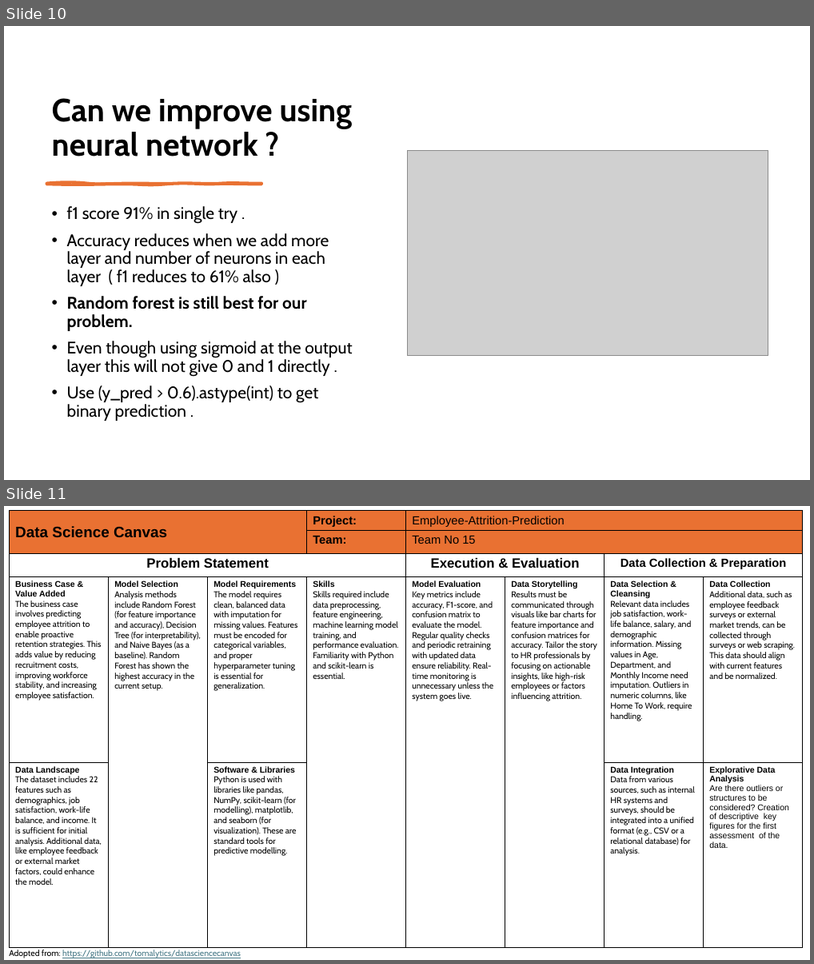
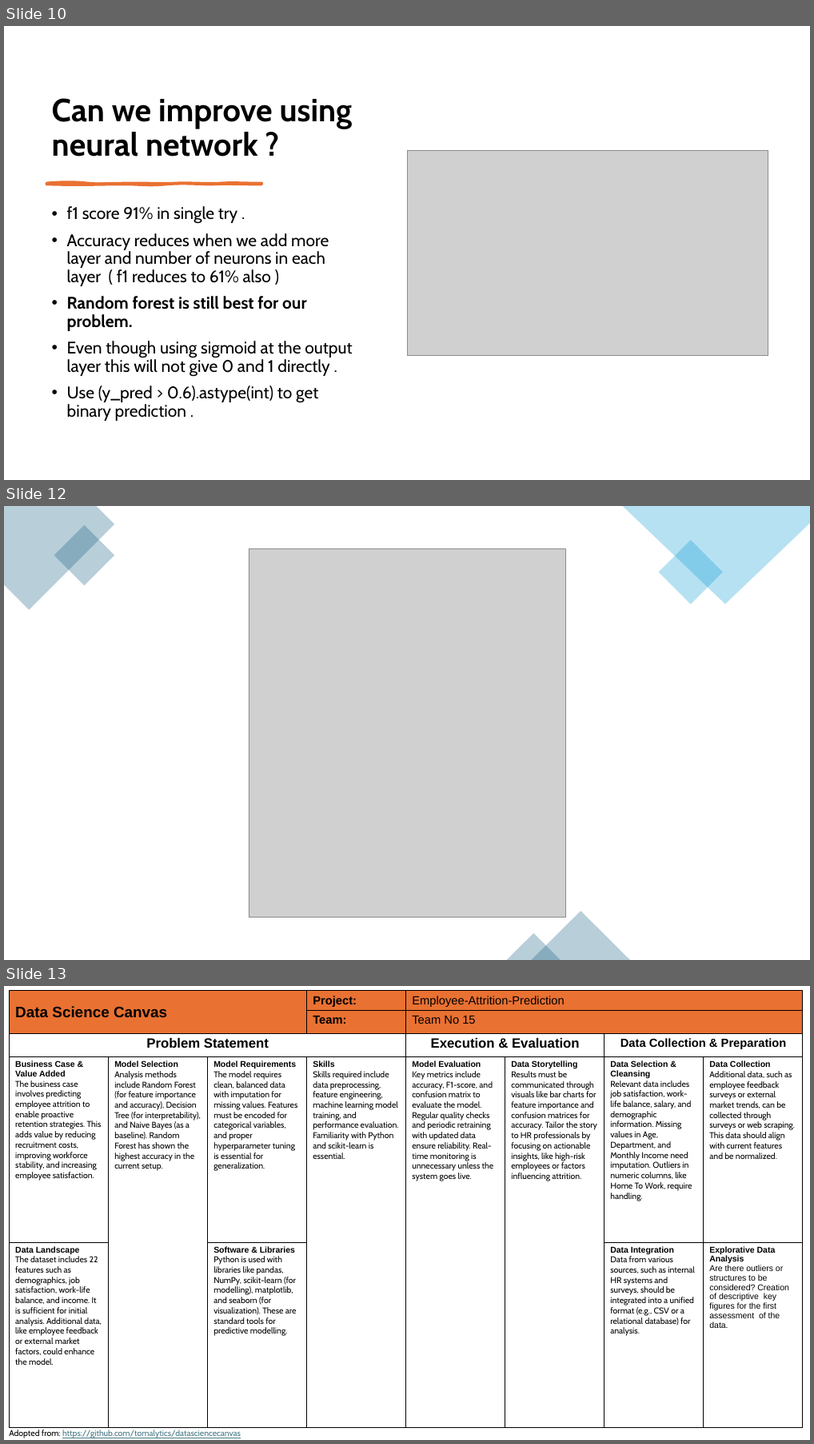
Before and after one commit to monikatyagiisc/employee-attrition-prediction, a slide deck: Project_Presentation_Employee_Attrition_Prediction.pptx. Shown one above the other, each under a label of ours: slides 10 and 11 before the commit, slides 10, 12 and 13 after it; the slides between them are not shown. The pictures are 814x964 and 814x1444 pixels, drawn with LibreOffice and Linux fonts; fonts in the diff are those of the drawing; grey boxes stand for pictures. Boxes give left, top, right and bottom in pixels: in the first picture for what was removed or moved away, otherwise in the second. Text is boxed around its words. In the diff, an @@ line names an element or a change of style, - is before the commit and + after.

```diff
--- a/Project_Presentation_Employee_Attrition_Prediction.pptx
+++ b/Project_Presentation_Employee_Attrition_Prediction.pptx
@@ slide 12 added at [4,506,810,960], background #FFFFFF @@
@@ freeform shape added at [4,506,114,610], fill #156082 at 30% opacity @@
@@ rectangle added at [54,525,115,586], fill #156082 at 30% opacity @@
@@ freeform shape added at [623,506,810,604], fill #0F9ED5 at 30% opacity @@
@@ picture added at [249,548,566,916] @@
@@ rectangle added at [659,540,723,604], fill #0F9ED5 at 30% opacity @@
@@ triangle added at [531,911,630,960], fill #156082 at 30% opacity @@
@@ triangle added at [507,933,561,960], fill #156082 at 30% opacity @@
@@ what was slide 11 is now slide 13 @@
```
Also in this commit, not shown: 1 other slide added.
